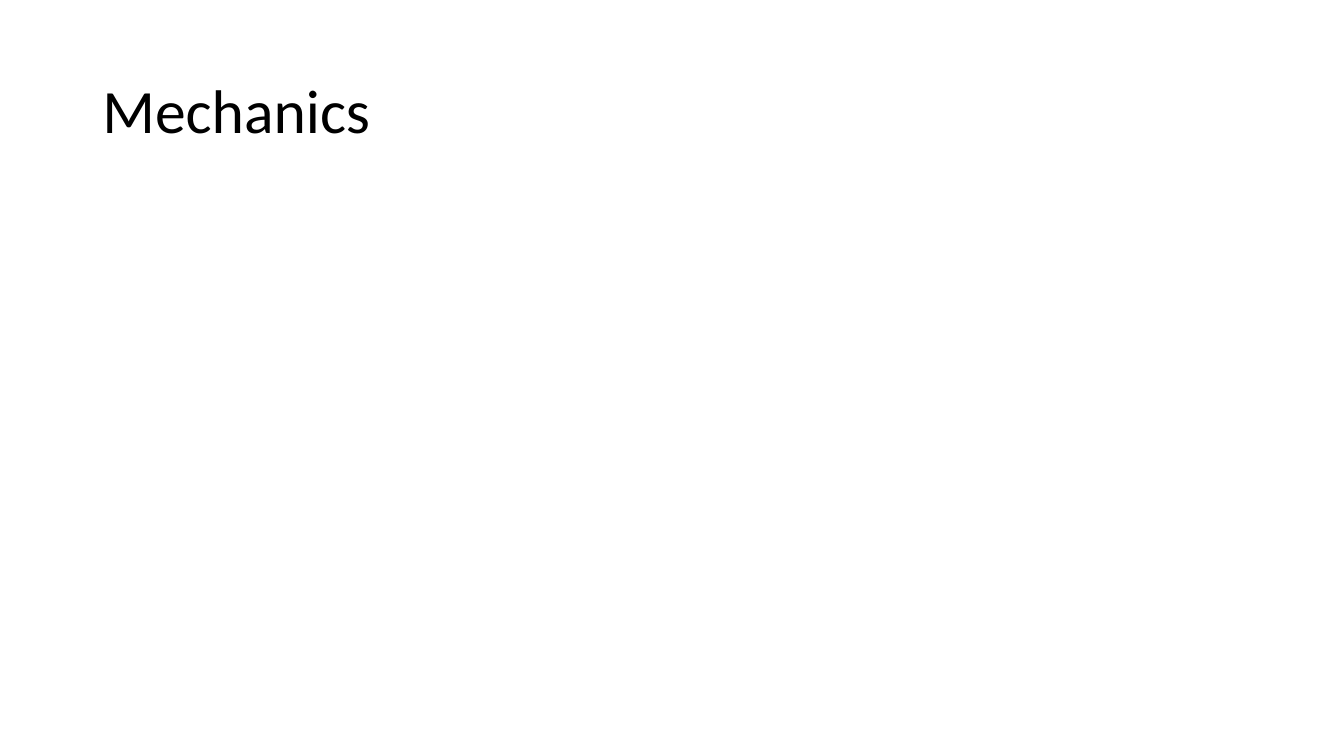
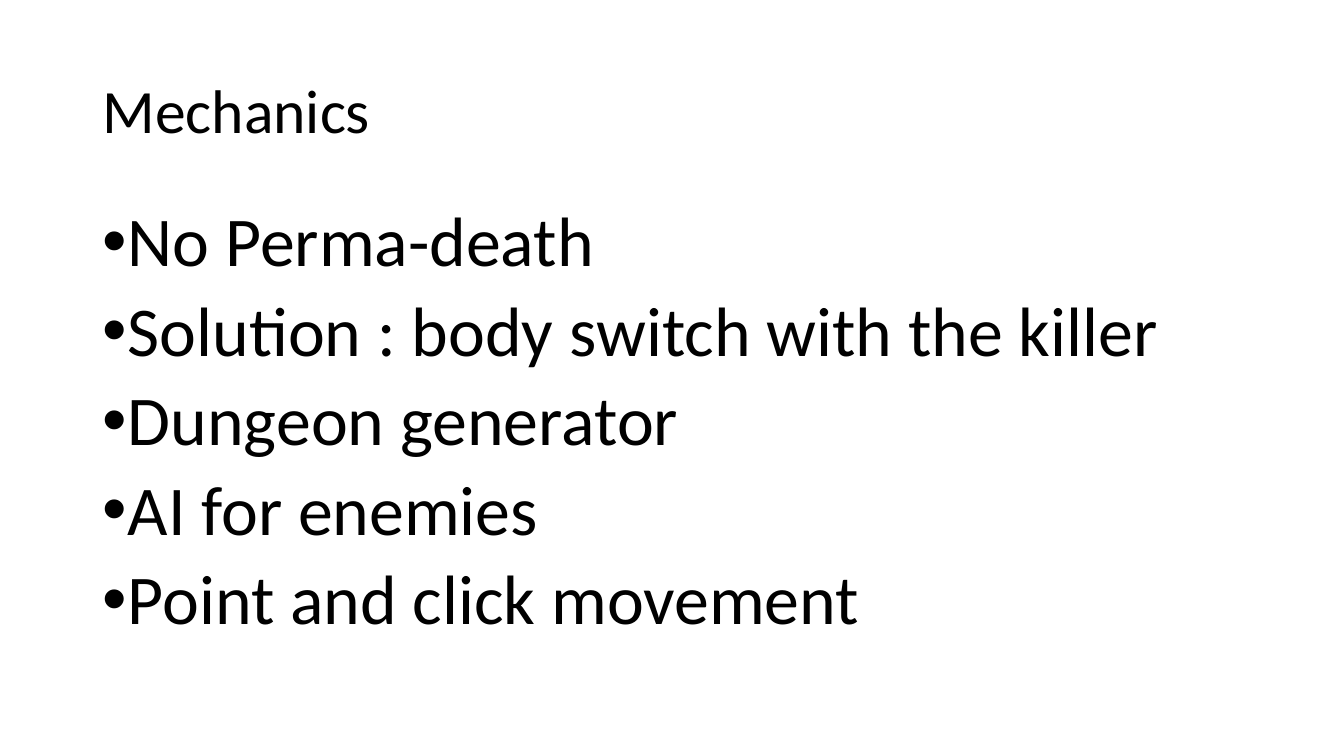
Before and after one commit to UoSGroupProjects1819/mgp-team-8, a slide deck: slide 4 of Presentations/Group-8-Week6-Presentation.pptx. Drawn at 1344x756 pixels with LibreOffice and Linux fonts; fonts in the diff are those of the drawing. Boxes give left, top, right and bottom in pixels: in the first picture for what was removed or moved away, otherwise in the second. Text is boxed around its words. In the diff, an @@ line names an element or a change of style, - is before the commit and + after.

Commit message:
Update on presentation

```diff
--- a/Presentations/Group-8-Week6-Presentation.pptx
+++ b/Presentations/Group-8-Week6-Presentation.pptx
@@ text added at <box>128,217,1158,625</box>, 50 pt, text #000000 @@
+• No Perma-death
+• Solution : body switch with the killer
+• Dungeon generator
+• AI for enemies
+• Point and click movement
```
Also in this commit, not shown: 1 other slide changed.
